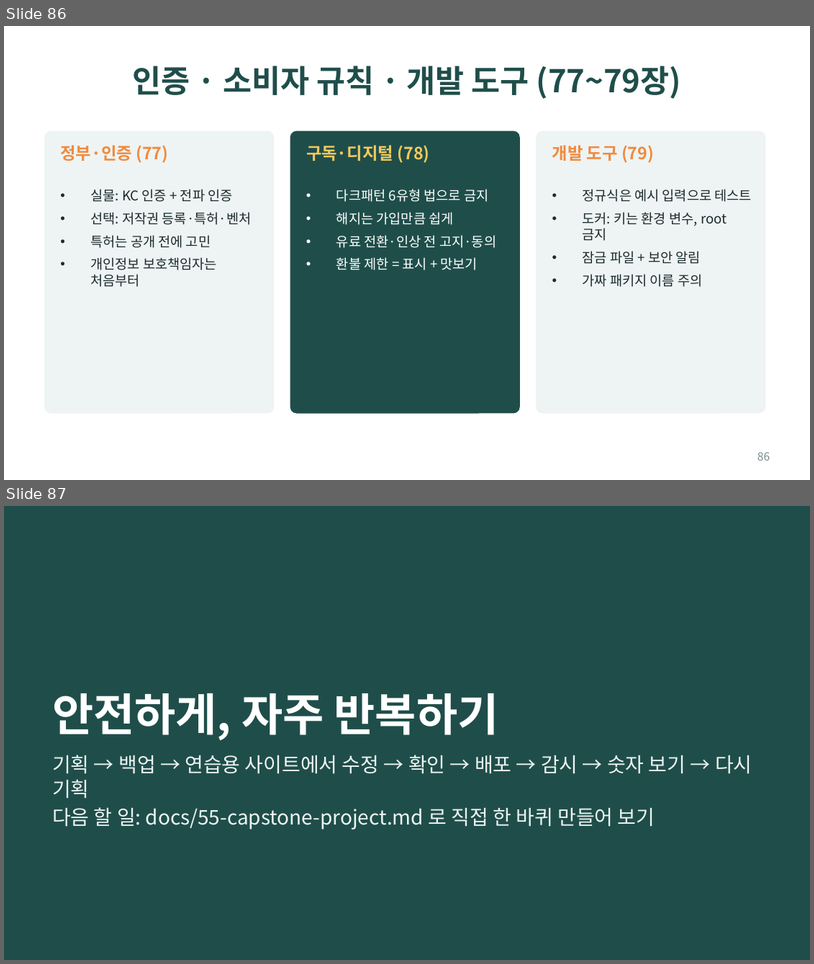
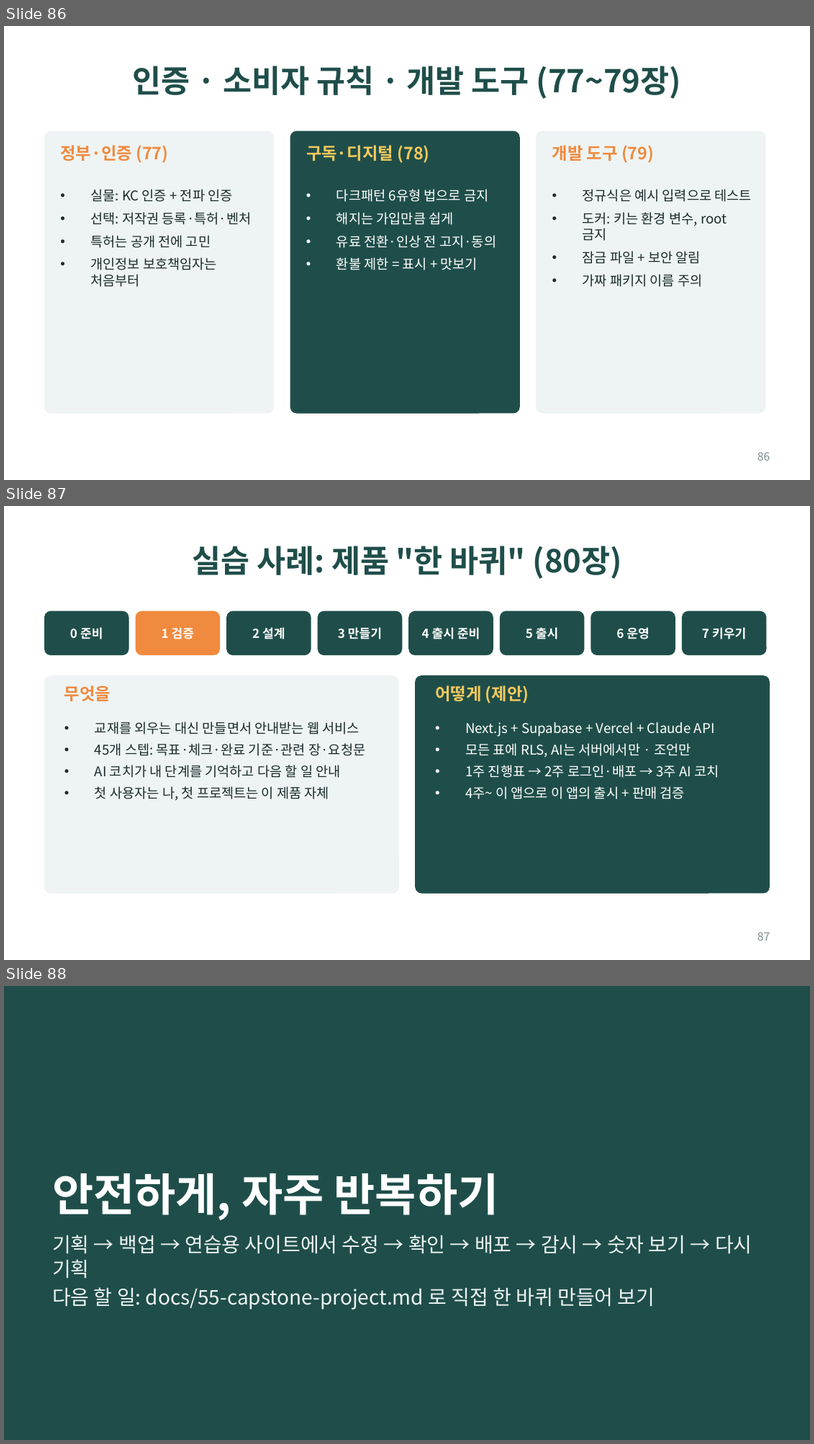
Before and after one commit to bincodin-ko/stanford-study, a slide deck: slides/internet-business-101.pptx. Shown one above the other, each under a label of ours: slides 86 and 87 before the commit, slides 86, 87 and 88 after it. The pictures are 814x964 and 814x1444 pixels, drawn with LibreOffice and Linux fonts; fonts in the diff are those of the drawing. Boxes give left, top, right and bottom in pixels: in the first picture for what was removed or moved away, otherwise in the second. Text is boxed around its words. In the diff, an @@ line names an element or a change of style, - is before the commit and + after.

```diff
--- a/slides/internet-business-101.pptx
+++ b/slides/internet-business-101.pptx
@@ slide 87 added at [4, 506, 810, 960], background #FFFFFF @@
@@ title added at [192, 546, 622, 579], 28 pt, text #1F4E4A, bold @@
+실습 사례: 제품 "한 바퀴" (80장)
@@ rounded rectangle added at [44, 611, 129, 655], fill #1F4E4A @@
@@ rounded rectangle added at [136, 611, 220, 655], fill #F08A3E @@
@@ rounded rectangle added at [226, 611, 311, 655], fill #1F4E4A @@
@@ rounded rectangle added at [318, 611, 402, 655], fill #1F4E4A @@
@@ rounded rectangle added at [409, 611, 494, 655], fill #1F4E4A @@
@@ rounded rectangle added at [500, 611, 584, 655], fill #1F4E4A @@
@@ rounded rectangle added at [591, 611, 676, 655], fill #1F4E4A @@
@@ rounded rectangle added at [682, 611, 767, 655], fill #1F4E4A @@
@@ text added at [70, 627, 103, 639], 11 pt, text #FFFFFF, bold @@
+0 준비
@@ text added at [162, 627, 195, 639], 11 pt, text #FFFFFF, bold @@
+1 검증
@@ text added at [252, 627, 286, 639], 11 pt, text #FFFFFF, bold @@
+2 설계
@@ text added at [338, 627, 382, 639], 11 pt, text #FFFFFF, bold @@
+3 만들기
@@ text added at [422, 627, 481, 639], 11 pt, text #FFFFFF, bold @@
+4 출시 준비
@@ text added at [526, 627, 559, 639], 11 pt, text #FFFFFF, bold @@
+5 출시
@@ text added at [617, 627, 650, 639], 11 pt, text #FFFFFF, bold @@
+6 운영
@@ text added at [702, 627, 746, 639], 11 pt, text #FFFFFF, bold @@
+7 키우기
@@ rounded rectangle added at [44, 675, 399, 893], fill #EEF4F3 @@
@@ rounded rectangle added at [415, 675, 770, 893], fill #1F4E4A @@
@@ text added at [64, 685, 111, 701], 15 pt, text #F08A3E, bold @@
+무엇을
@@ text added at [435, 685, 530, 703], 15 pt, text #F4C95D, bold @@
+어떻게 (제안)
@@ text added at [95, 721, 365, 800], 12 pt, text #1B2B2E @@
+• 교재를 외우는 대신 만들면서 안내받는 웹 서비스
+• 45개 스텝: 목표·체크·완료 기준·관련 장·요청문
+• AI 코치가 내 단계를 기억하고 다음 할 일 안내
+• 첫 사용자는 나, 첫 프로젝트는 이 제품 자체
@@ text added at [466, 722, 719, 799], 12 pt, text #FFFFFF @@
+• Next.js + Supabase + Vercel + Claude API
+• 모든 표에 RLS, AI는 서버에서만 · 조언만
+• 1주 진행표 → 2주 로그인·배포 → 3주 AI 코치
+• 4주~ 이 앱으로 이 앱의 출시 + 판매 검증
@@ page number added at [758, 932, 770, 940], 10 pt, text #7A8C8E @@
+87
@@ what was slide 87 is now slide 88 @@
```
Also in this commit, not shown: 6 other files.
